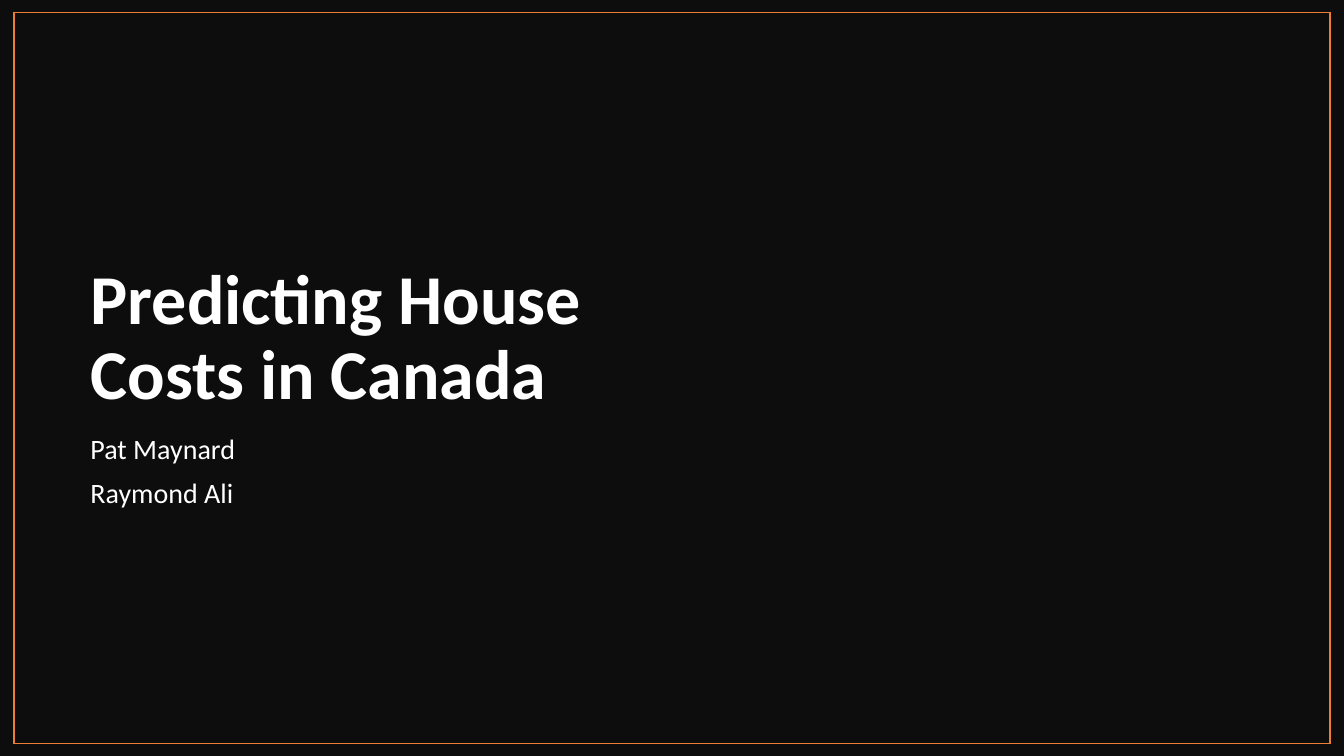
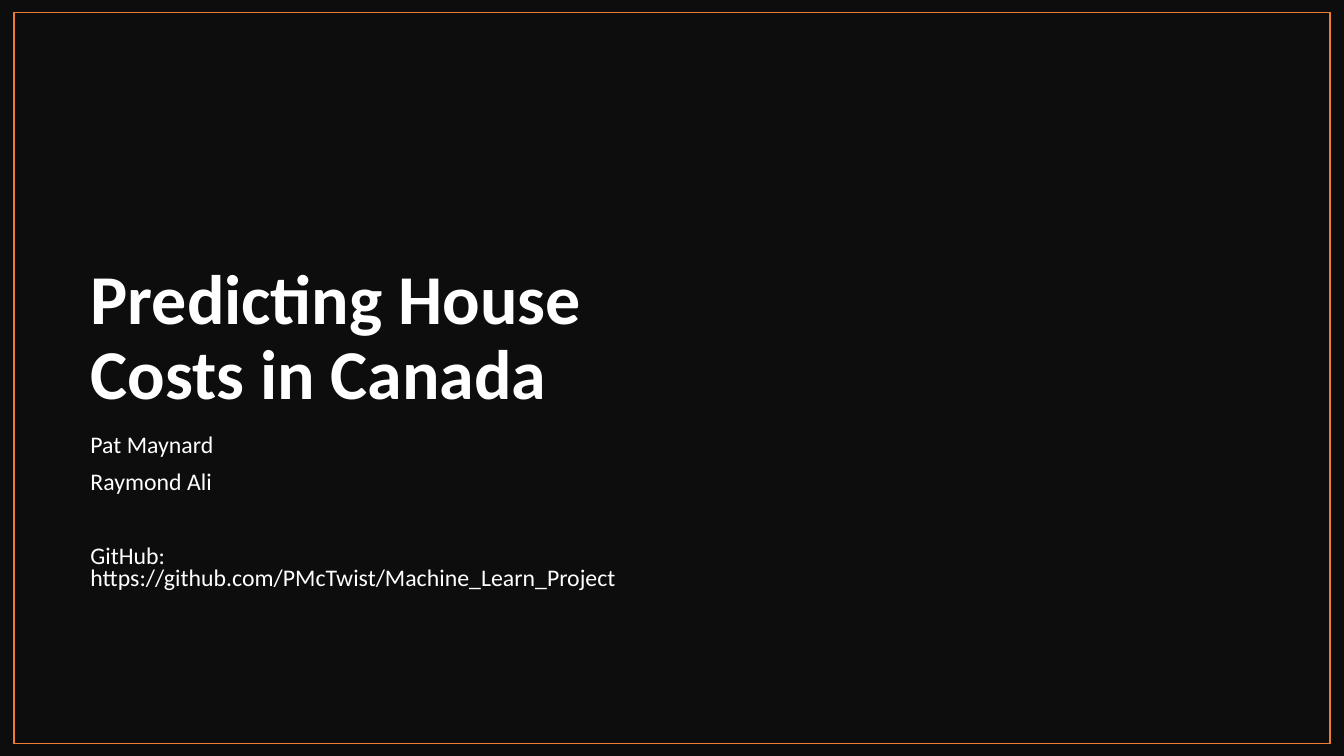
Before and after one commit to PMcTwist/Machine_Learn_Project, a slide deck: slide 1 of Presentation/ALI_Raymond_MAYNARD_Patrick_GENG4500_Final_presentation_2024.pptx. Drawn at 1344x756 pixels with LibreOffice and Linux fonts; fonts in the diff are those of the drawing; background and template pictures are left out; a plain dark background stands for a picture behind light text. Boxes give left, top, right and bottom in pixels: in the first picture for what was removed or moved away, otherwise in the second. Text is boxed around its words. In the diff, an @@ line names an element or a change of style, - is before the commit and + after.

Commit message:
-Added link to github page on main slide
P@

```diff
--- a/Presentation/ALI_Raymond_MAYNARD_Patrick_GENG4500_Final_presentation_2024.pptx
+++ b/Presentation/ALI_Raymond_MAYNARD_Patrick_GENG4500_Final_presentation_2024.pptx
@@ subtitle at [90, 436, 214, 494]: size 20 to 17 pt in "Pat Maynard", "Raymond Ali"; line spacing 0.9 to 0.8 @@
@@ subtitle at [90, 547, 615, 590]: paragraph added @@
+GitHub: https://github.com/PMcTwist/Machine_Learn_Project
```
